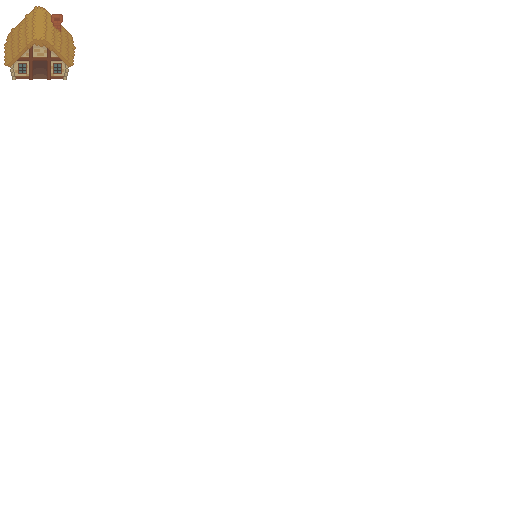
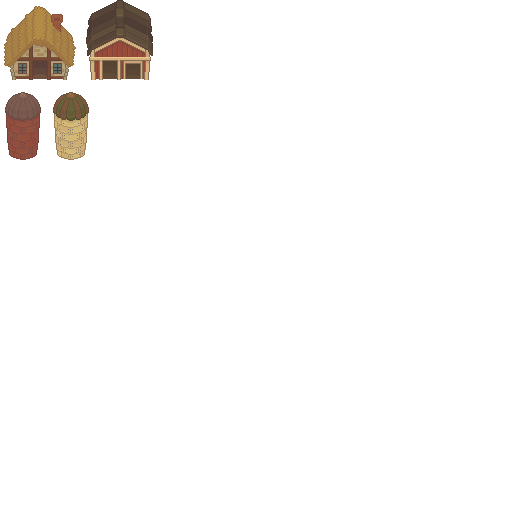
Before/after of a 512 × 512 layered artwork. What changed in the layer stack:
painted on "buildings" over [5, 0, 153, 160]
